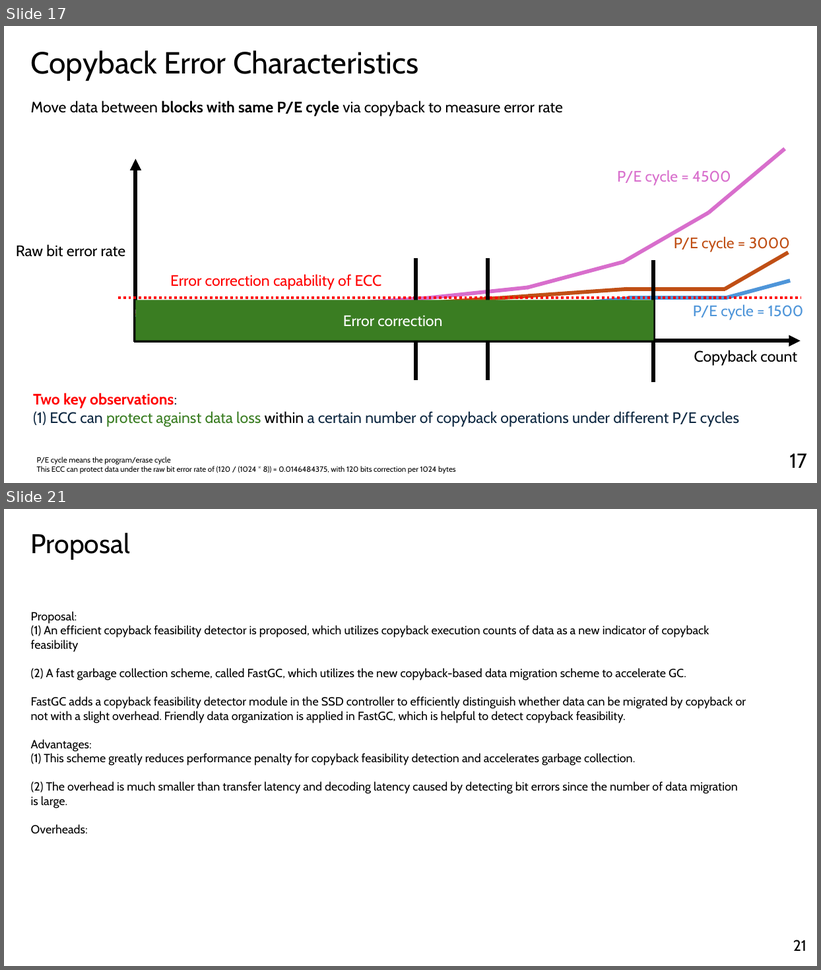
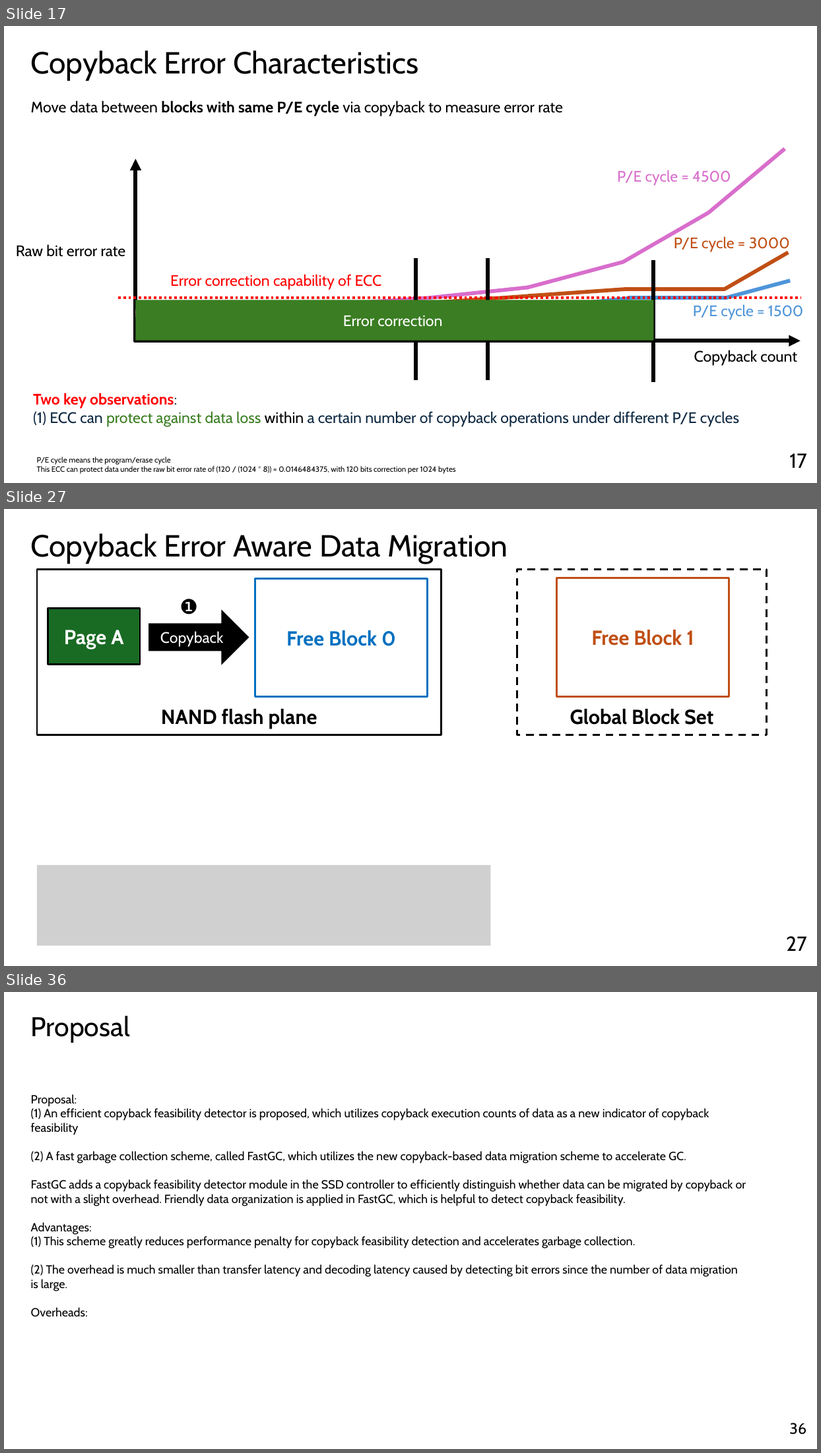
Before and after one commit to yousei-github/StudyNotes, a slide deck: temp/Presentation_Yang Sheng.pptx. Shown one above the other, each under a label of ours: slides 17 and 21 before the commit, slides 17, 27 and 36 after it; the slides between them are not shown. The pictures are 821x970 and 821x1453 pixels, drawn with LibreOffice and Linux fonts; fonts in the diff are those of the drawing; grey boxes stand for pictures. Boxes give left, top, right and bottom in pixels: in the first picture for what was removed or moved away, otherwise in the second. Text is boxed around its words. In the diff, an @@ line names an element or a change of style, - is before the commit and + after.

```diff
--- a/temp/Presentation_Yang Sheng.pptx
+++ b/temp/Presentation_Yang Sheng.pptx
@@ slide 27 added at (x1=4, y1=509, x2=817, y2=966), background #FFFFFF @@
@@ text added at (x1=31, y1=533, x2=508, y2=564), 36 pt, text #000000 @@
+Copyback Error Aware Data Migration
@@ rectangle added at (x1=517, y1=569, x2=767, y2=735), fill #FFFFFF, outline #000000 2.25 pt dashed, 24 pt, text #000000, bold @@
+Global Block Set
@@ rectangle added at (x1=557, y1=578, x2=729, y2=696), fill #FFFFFF, outline #C04F15 2.25 pt, 24 pt, text #C04F15, bold @@
+Free Block 1
@@ text added at (x1=180, y1=599, x2=198, y2=615), 24 pt, text #000000 @@
+❶
@@ group added at (x1=37, y1=570, x2=442, y2=735): 3 rectangles, 1 right arrow @@
+NAND flash plane
+Page A
+Free Block 0
+Copyback
@@ picture added at (x1=37, y1=865, x2=491, y2=946) @@
@@ page number added at (x1=786, y1=937, x2=807, y2=951), 24 pt, text #000000 @@
+27
@@ what was slide 21 is now slide 36 @@
@@ page number at (x1=789, y1=1423, x2=807, y2=1435): text changed @@
-21
+36
```
Also in this commit, not shown: 12 slides changed, 15 other slides added, 1 slide removed.
